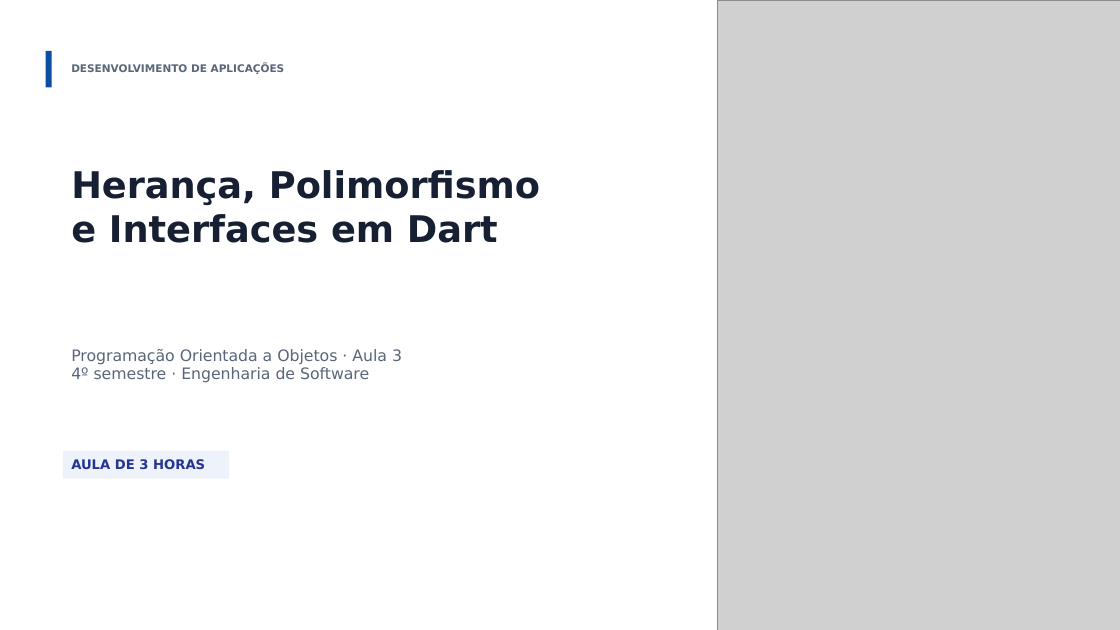
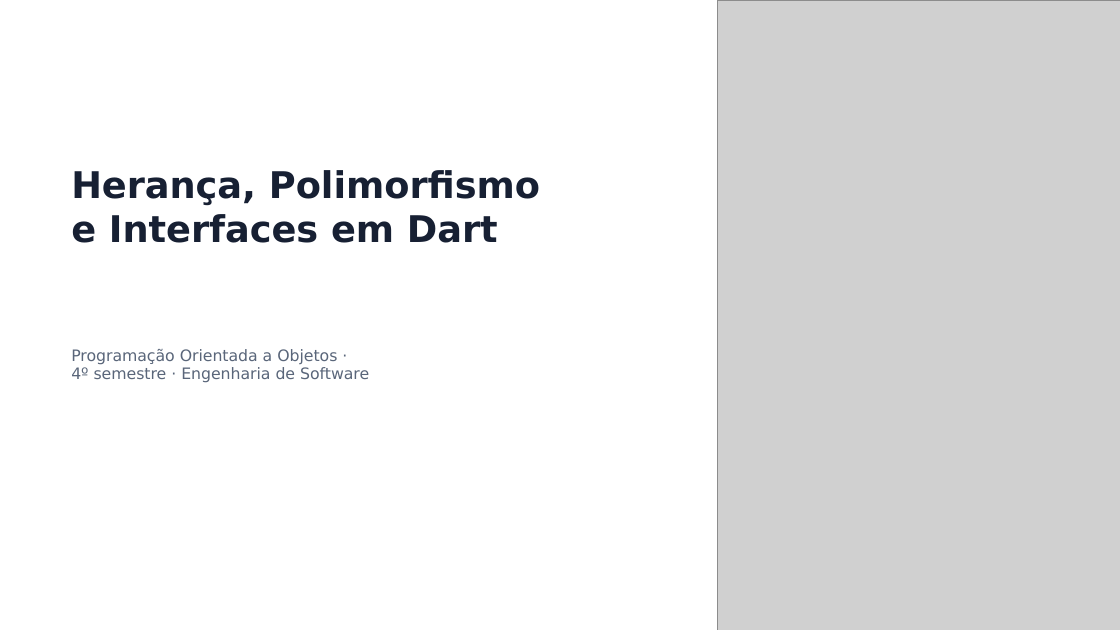
Before and after one commit to PedroMiho/UMC, a slide deck: slide 1 of engenharia-software/desenvolvimento-aplicacoes/pedro/Aula 06 - Herança, Polimorfismo e interfaces/Aula_Heranca_Polimorfismo_Interfaces_Dart.pptx. Drawn at 1120x630 pixels with LibreOffice and Linux fonts; fonts in the diff are those of the drawing; grey boxes stand for pictures; background and template pictures are left out. Boxes give left, top, right and bottom in pixels: in the first picture for what was removed or moved away, otherwise in the second. Text is boxed around its words. In the diff, an @@ line names an element or a change of style, - is before the commit and + after.

```diff
--- a/engenharia-software/desenvolvimento-aplicacoes/pedro/Aula 06 - Herança, Polimorfismo e interfaces/Aula_Heranca_Polimorfismo_Interfaces_Dart.pptx
+++ b/engenharia-software/desenvolvimento-aplicacoes/pedro/Aula 06 - Herança, Polimorfismo e interfaces/Aula_Heranca_Polimorfismo_Interfaces_Dart.pptx
@@ rectangle removed at <box>45,50,51,87</box> @@
@@ text removed at <box>71,64,285,74</box> @@
-DESENVOLVIMENTO DE APLICAÇÕES
@@ text at <box>71,349,337,364</box>: text changed @@
-Programação Orientada a Objetos · Aula 3
+Programação Orientada a Objetos ·
@@ rectangle removed at <box>63,450,229,478</box> @@
-AULA DE 3 HORAS
```
Also in this commit, not shown: 22 other slides changed.
